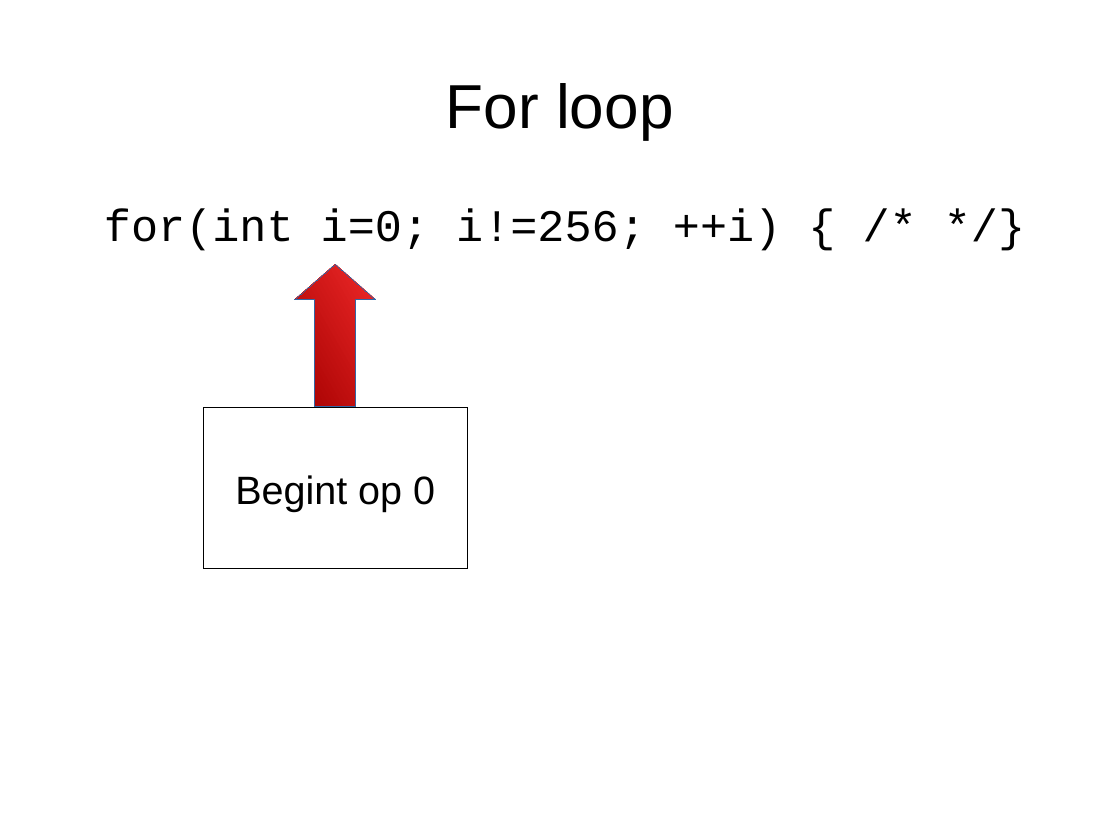
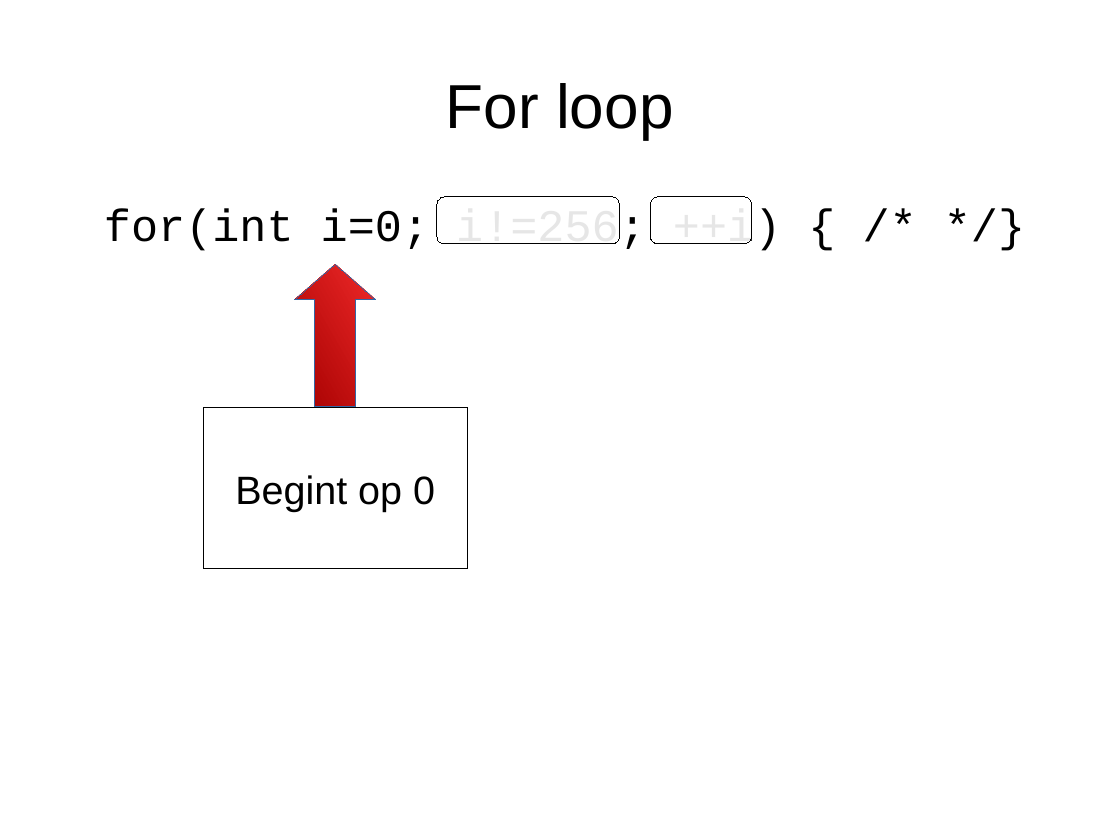
Before and after one commit to djog/arduino_cursus, a slide deck: slide 9 of Raw/For.odp (slide 6 before the commit). Drawn at 1120x840 pixels with LibreOffice and Linux fonts; fonts in the diff are those of the drawing. Boxes give left, top, right and bottom in pixels: in the first picture for what was removed or moved away, otherwise in the second. Text is boxed around its words. In the diff, an @@ line names an element or a change of style, - is before the commit and + after.

```diff
--- a/Raw/For.odp
+++ b/Raw/For.odp
@@ rounded rectangle added at <box>437,197,620,245</box>, fill #FFFFFF at 90% opacity, outline #000000 0 pt @@
@@ rounded rectangle added at <box>650,197,752,245</box>, fill #FFFFFF at 90% opacity, outline #000000 0 pt @@
```
Also in this commit, not shown: 5 other slides changed, 5 slides added, 9 other files.
